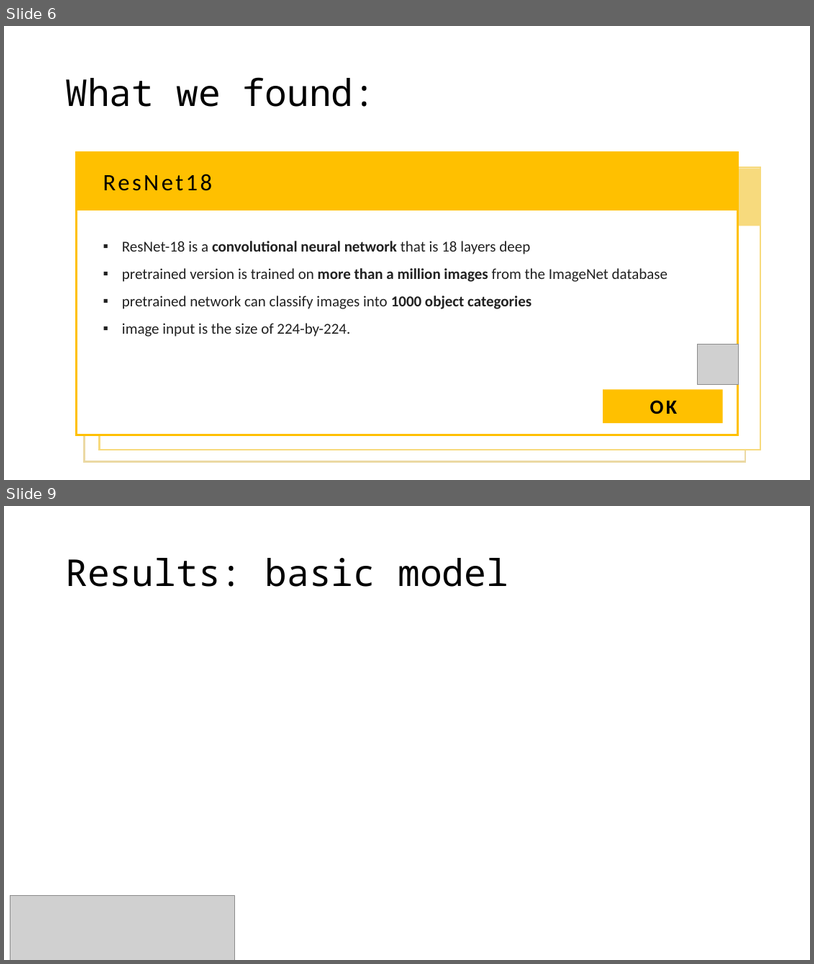
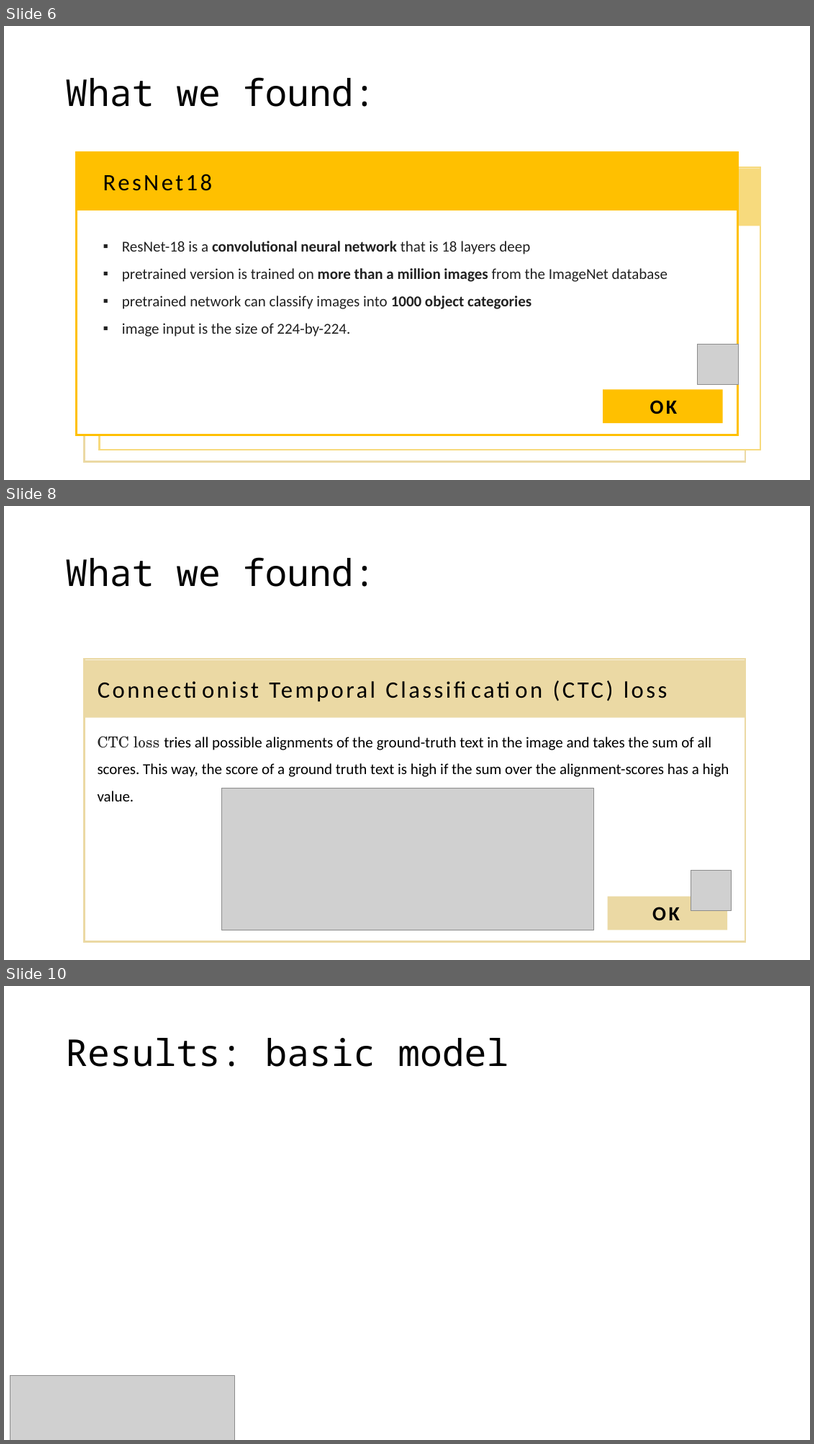
Before and after one commit to Strojove-uceni/final-projects-i_am_not_a_robot, a slide deck: presentation/Final_presentation_draft.pptx. Shown one above the other, each under a label of ours: slides 6 and 9 before the commit, slides 6, 8 and 10 after it; the slides between them are not shown. The pictures are 814x964 and 814x1444 pixels, drawn with LibreOffice and Linux fonts; fonts in the diff are those of the drawing; grey boxes stand for pictures. Boxes give left, top, right and bottom in pixels: in the first picture for what was removed or moved away, otherwise in the second. Text is boxed around its words. In the diff, an @@ line names an element or a change of style, - is before the commit and + after.

```diff
--- a/presentation/Final_presentation_draft.pptx
+++ b/presentation/Final_presentation_draft.pptx
@@ slide 8 added at (4,506,810,960), background #FFFFFF @@
@@ title added at (65,557,376,587), 44 pt, text #000000 @@
+What we found:
@@ rectangle added at (85,659,746,941), fill #FFFFFF, outline #EBD9A4 2.25 pt @@
@@ rectangle added at (85,659,746,717), fill #EBD9A4 @@
@@ text added at (98,736,160,748), 28 pt, text #000000 @@
+Connectionist Temporal Classification (CTC) loss
@@ text added at (98,736,730,801), 18 pt, text #000000 @@
+CTC loss tries all possible alignments of the ground-truth text in the image and takes the sum of all scores. This way, the score of a ground truth text is high if the sum over the alignment-scores has a high value.
@@ picture added at (221,788,594,930) @@
@@ picture added at (691,870,732,911) @@
@@ rectangle added at (608,896,728,930), fill #EBD9A4 @@
@@ text added at (653,906,680,920), 24 pt, text #000000, bold @@
+OK
@@ what was slide 9 is now slide 10 @@
```
Also in this commit, not shown: 2 slides changed, 1 other slide added, 1 slide removed.
